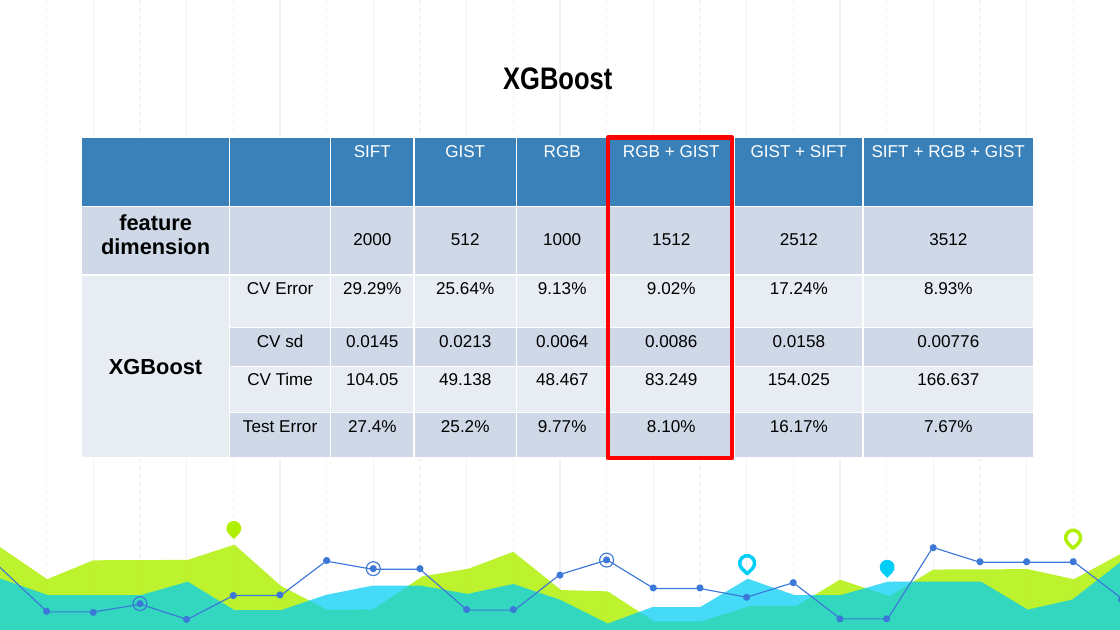
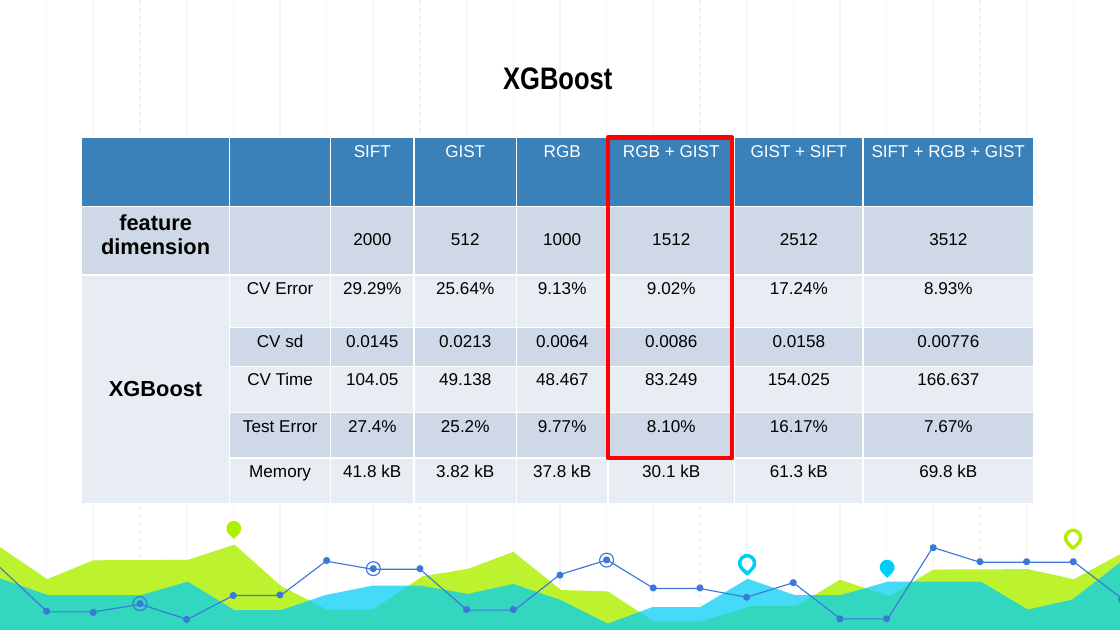
Before and after one commit to JingyiWang3/Predictive-Analytics-on-Image-Data, a slide deck: slide 17 of doc/Group9_Presentation.pptx. Drawn at 1120x630 pixels with LibreOffice and Linux fonts; fonts in the diff are those of the drawing. Boxes give left, top, right and bottom in pixels: in the first picture for what was removed or moved away, otherwise in the second. Text is boxed around its words. In the diff, an @@ line names an element or a change of style, - is before the commit and + after.

Commit message:
memory

```diff
--- a/doc/Group9_Presentation.pptx
+++ b/doc/Group9_Presentation.pptx
@@ table at (x1=82, y1=138, x2=1033, y2=504) @@
+row 7:  | Memory | 41.8 kB | 3.82 kB | 37.8 kB | 30.1 kB | 61.3 kB | 69.8 kB
```
Also in this commit, not shown: 1 other file.
